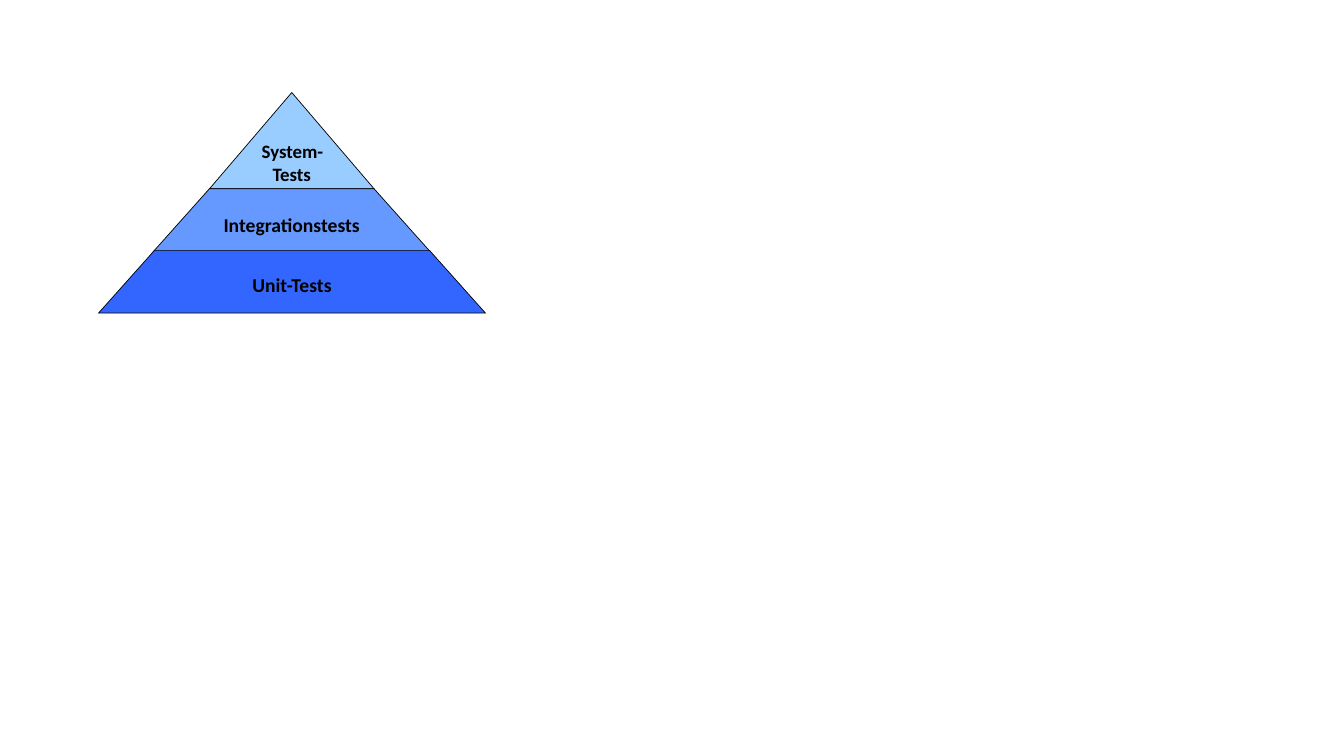
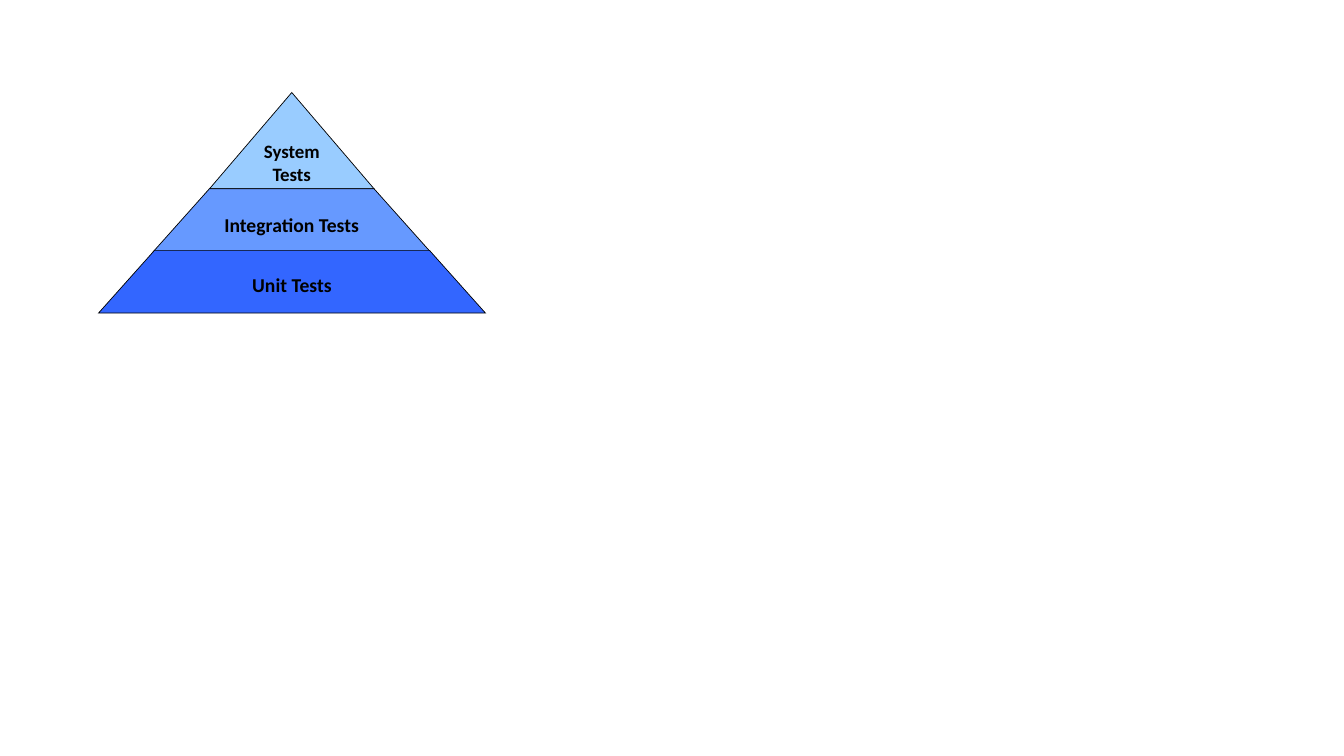
Before and after one commit to iks-gmbh-tools/SysNat, a slide deck: slide 25 of documentation/Figures.pptx. Drawn at 1344x756 pixels with LibreOffice and Linux fonts; fonts in the diff are those of the drawing. Boxes give left, top, right and bottom in pixels: in the first picture for what was removed or moved away, otherwise in the second. Text is boxed around its words. In the diff, an @@ line names an element or a change of style, - is before the commit and + after.

```diff
--- a/documentation/Figures.pptx
+++ b/documentation/Figures.pptx
@@ text in triangle at (264,145,320,181): text changed @@
-System-Tests
+System Tests
@@ text in trapezoid at (224,218,359,236): text changed @@
-Integrationstests
+Integration Tests
@@ text in trapezoid at (252,278,332,292): text changed @@
-Unit-Tests
+Unit Tests
```
Also in this commit, not shown: 11 other files.
